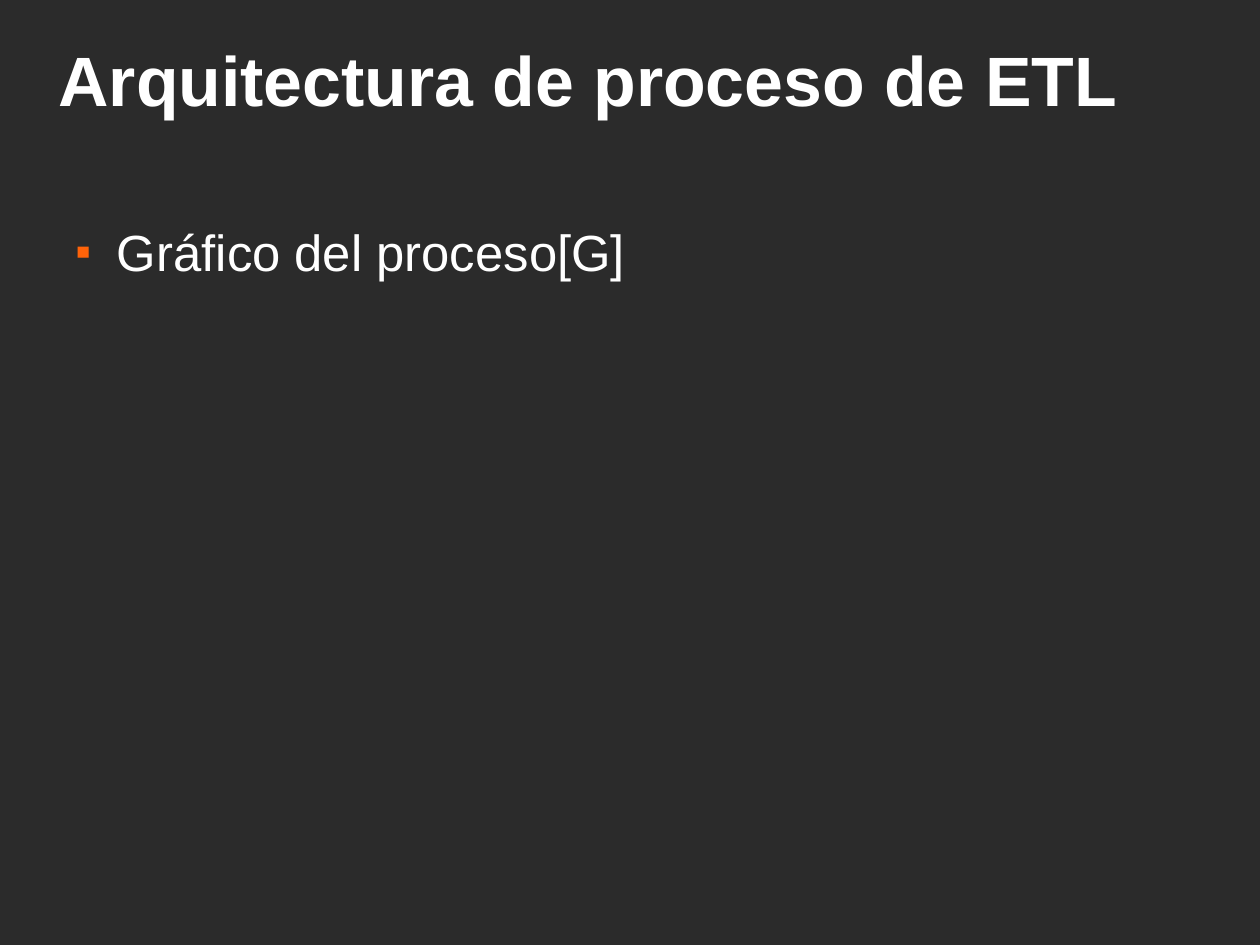
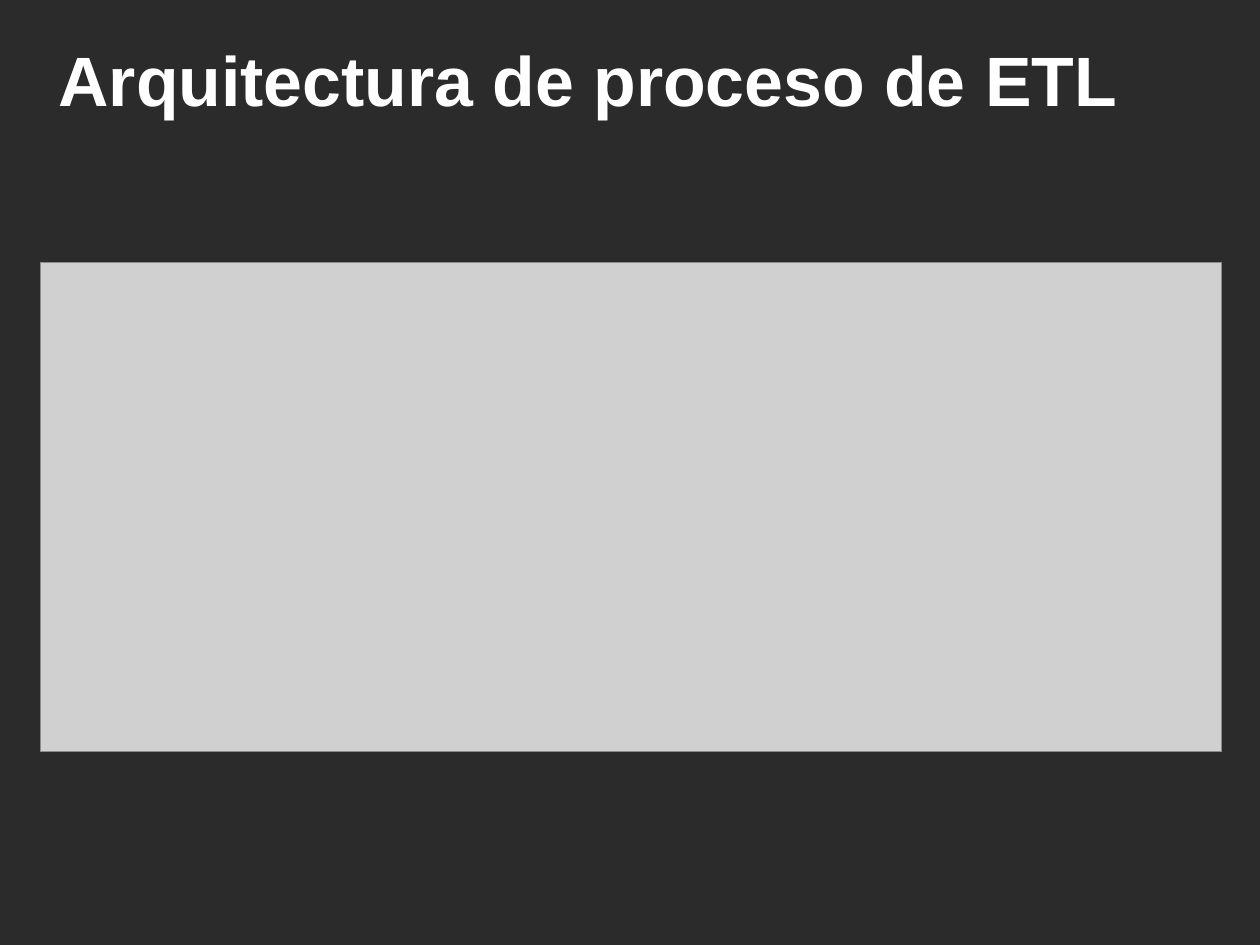
Before and after one commit to ervin45/proyectofinal, a slide deck: slide 21 of doc/material_para_la_catedra/presentacion_final/presentacion_final.odp (slide 17 before the commit). Drawn at 1260x945 pixels with LibreOffice and Linux fonts; fonts in the diff are those of the drawing; grey boxes stand for pictures; background and template pictures are left out; a plain dark background stands for a picture behind light text. Boxes give left, top, right and bottom in pixels: in the first picture for what was removed or moved away, otherwise in the second. Text is boxed around its words. In the diff, an @@ line names an element or a change of style, - is before the commit and + after.

```diff
--- a/doc/material_para_la_catedra/presentacion_final/presentacion_final.odp
+++ b/doc/material_para_la_catedra/presentacion_final/presentacion_final.odp
@@ text removed at [117,233,625,282] @@
-■ Gráfico del proceso[G]
@@ picture added at [40,263,1222,752] @@
```
Also in this commit, not shown: 14 other slides changed, 11 slides added, 7 slides removed, 24 other files.
